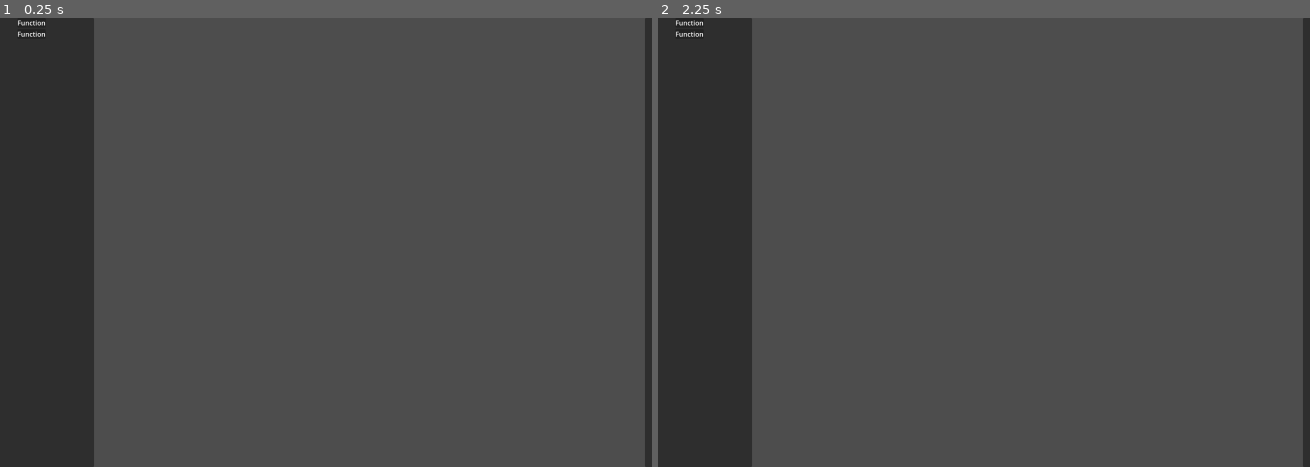
Above: before the commit, frames 1-2 (left to right).
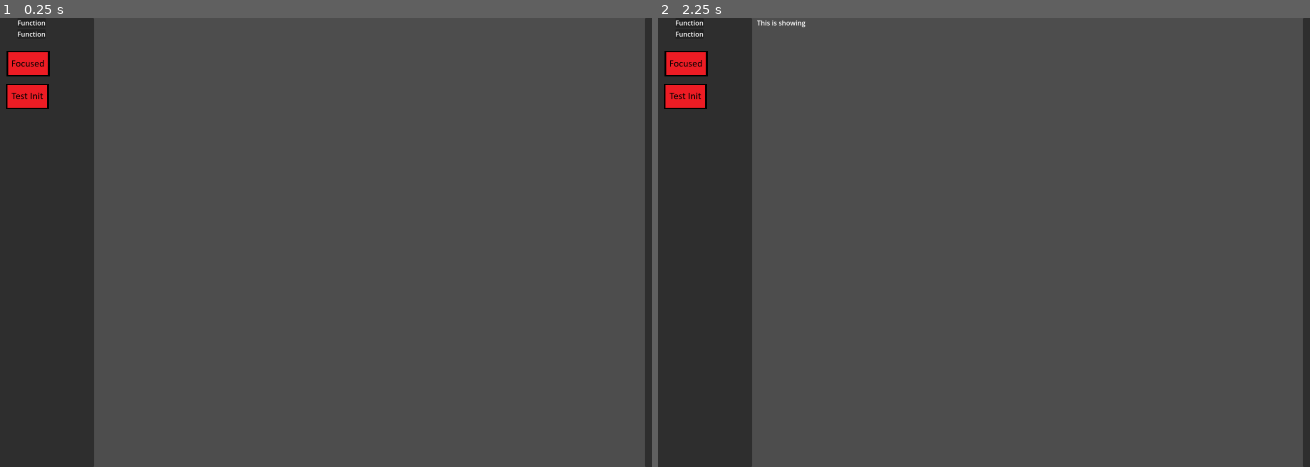
Above: after the commit, the same moments.

Repository: HumaidEbrahim/Arcademia
Game: Godot game, scene res://ui/blocks/scenes/main_ui.tscn
The game is run twice, just before and just after one commit, with the same random seed, the same clock (stepped at 60 frames per second) and the same inputs. The project has no main scene, so this scene is started directly.
Inputs (mouse positions are in pixels of both pictures, inside the frame that each line leads up to):
- Up to frame 1 (0.25 s): no input
- Up to frame 2 (2.25 s): click (684, 62) at 0.52 s; click (684, 62) at 1.27 s; click (684, 62) at 2.02 s

The runs differ from the first frame. In frame 1, 0.7% of the frame differs, in the area x 0-8%, y 7-21%; in frame 2, 0.8%, in the area x 0-23%, y 0-21%.

Commit message:
Added Texture buttons and (A)ction functionality
- Created 3 png images for texture button states.
- Bound "pressed" signal for doSomething button (temp button)
- Added focus for doSomething button
- created ToggleShow(object) function
- Added temp label to function as popup (lblShow)
- Added listeners for ASDF user buttons
- A button checks which item is focused, then triggers it via the "pressed" signal

Diff:
--- a/ui/blocks/scenes/main_ui.tscn
+++ b/ui/blocks/scenes/main_ui.tscn
@@ -1,6 +1,10 @@
-[gd_scene load_steps=2 format=3 uid="uid://c4phshtsyfg0g"]
+[gd_scene load_steps=6 format=3 uid="uid://c4phshtsyfg0g"]
 
+[ext_resource type="Script" uid="uid://ciadw632faq78" path="res://ui/blocks/scripts/main_ui.gd" id="1_bqloa"]
 [ext_resource type="PackedScene" uid="uid://boir3nv0xdyjh" path="res://ui/blocks/scenes/function_block.tscn" id="1_hqxx3"]
+[ext_resource type="Texture2D" uid="uid://dvv183ecruxmd" path="res://assets/RuansTestingBtns/Test_init.png" id="2_5b30w"]
+[ext_resource type="Texture2D" uid="uid://c6da3scxvj1mu" path="res://assets/RuansTestingBtns/Test_press.png" id="3_bqloa"]
+[ext_resource type="Texture2D" uid="uid://xffekfsf3ji8" path="res://assets/RuansTestingBtns/Test_focus.png" id="5_kfyrt"]
 
 [node name="MainUI" type="Control"]
 layout_mode = 3
@@ -11,6 +15,7 @@
 grow_vertical = 2
 size_flags_horizontal = 3
 size_flags_vertical = 3
+script = ExtResource("1_bqloa")
 
 [node name="HBoxContainer" type="HBoxContainer" parent="."]
 layout_mode = 1
@@ -37,6 +42,32 @@
 [node name="FunctionBlock2" parent="HBoxContainer/FunctionPanel/VBoxContainer" instance=ExtResource("1_hqxx3")]
 layout_mode = 2
 
+[node name="do_something" type="Control" parent="HBoxContainer/FunctionPanel/VBoxContainer"]
+layout_mode = 2
+
+[node name="doSomethingBtn" type="TextureButton" parent="HBoxContainer/FunctionPanel/VBoxContainer/do_something"]
+layout_mode = 0
+offset_left = -26.0
+offset_top = 25.0
+offset_right = 78.0
+offset_bottom = 86.0
+texture_normal = ExtResource("2_5b30w")
+texture_pressed = ExtResource("3_bqloa")
+texture_focused = ExtResource("5_kfyrt")
+
+[node name="do_something2" type="Control" parent="HBoxContainer/FunctionPanel/VBoxContainer"]
+layout_mode = 2
+
+[node name="doSomethingBtn" type="TextureButton" parent="HBoxContainer/FunctionPanel/VBoxContainer/do_something2"]
+layout_mode = 0
+offset_left = -28.0
+offset_top = 100.0
+offset_right = 76.0
+offset_bottom = 161.0
+texture_normal = ExtResource("2_5b30w")
+texture_pressed = ExtResource("3_bqloa")
+texture_focused = ExtResource("5_kfyrt")
+
 [node name="GameArea" type="PanelContainer" parent="HBoxContainer"]
 layout_mode = 2
 size_flags_horizontal = 3
@@ -49,6 +80,17 @@
 size = Vector2i(1300, 1080)
 render_target_update_mode = 4
 
+[node name="justAPopup" type="Control" parent="HBoxContainer/GameArea/SubViewportContainer"]
+layout_mode = 2
+
+[node name="lblShow" type="Label" parent="HBoxContainer/GameArea/SubViewportContainer/justAPopup"]
+layout_mode = 0
+offset_right = 40.0
+offset_bottom = 23.0
+text = "This is showing"
+horizontal_alignment = 1
+vertical_alignment = 1
+
 [node name="ScriptPanel" type="PanelContainer" parent="HBoxContainer"]
 custom_minimum_size = Vector2(300, 0)
 layout_mode = 2
@@ -56,3 +98,5 @@
 
 [node name="VBoxContainer" type="VBoxContainer" parent="HBoxContainer/ScriptPanel"]
 layout_mode = 2
+
+[connection signal="pressed" from="HBoxContainer/FunctionPanel/VBoxContainer/do_something/doSomethingBtn" to="." method="_on_do_something_btn_pressed"]
--- /dev/null
+++ b/ui/blocks/scripts/main_ui.gd
@@ -0,0 +1,50 @@
+extends Control
+
+var executeQue:Array = []
+
+# Called when the node enters the scene tree for the first time.
+func _ready() -> void:
+	#Grab focus on launch
+	$HBoxContainer/FunctionPanel/VBoxContainer/do_something/doSomethingBtn.grab_focus()
+
+	#temp feedback item (can be deleted if RUAN says so)
+	$HBoxContainer/GameArea/SubViewportContainer/justAPopup.hide();
+
+
+# Called every frame. 'delta' is the elapsed time since the previous frame.
+func _process(delta: float) -> void:
+
+	#listen to when A button is pressed
+	if Input.is_action_just_pressed("btn_1"):
+		var focusedItem = get_viewport().gui_get_focus_owner()
+		focusedItem.emit_signal("pressed")
+
+	#listen to when S button is pressed
+	if Input.is_action_just_pressed("btn_2"):
+		pass
+
+	#Listen to when D button is pressed
+	if Input.is_action_just_pressed("btn_3"):
+		pass
+
+	#Listen to when F button is pressed
+	if Input.is_action_just_pressed("btn_4"):
+		pass
+
+
+func _on_do_something_btn_pressed() -> void:
+	#Add to execute que
+	toggleShow($HBoxContainer/GameArea/SubViewportContainer/justAPopup)
+
+
+func executeActions() -> void:
+	#Loop execute que and do something
+	for action in executeQue:
+		print("add code to check what and blah blah")
+
+
+func toggleShow(itemToToggle: Object) -> void:
+	if (itemToToggle.visible == false):
+		itemToToggle.show()
+	elif (itemToToggle.visible == true):
+		itemToToggle.hide()
Binary file added: assets/RuansTestingBtns/Test_focus.png
Not shown, added: assets/RuansTestingBtns/Test_focus.png.import
Binary file added: assets/RuansTestingBtns/Test_init.png
Not shown, added: assets/RuansTestingBtns/Test_init.png.import
Binary file added: assets/RuansTestingBtns/Test_press.png
Not shown, added: assets/RuansTestingBtns/Test_press.png.import
Not shown, added: ui/blocks/scripts/main_ui.gd.uid
Not shown, changed: .gitignore
